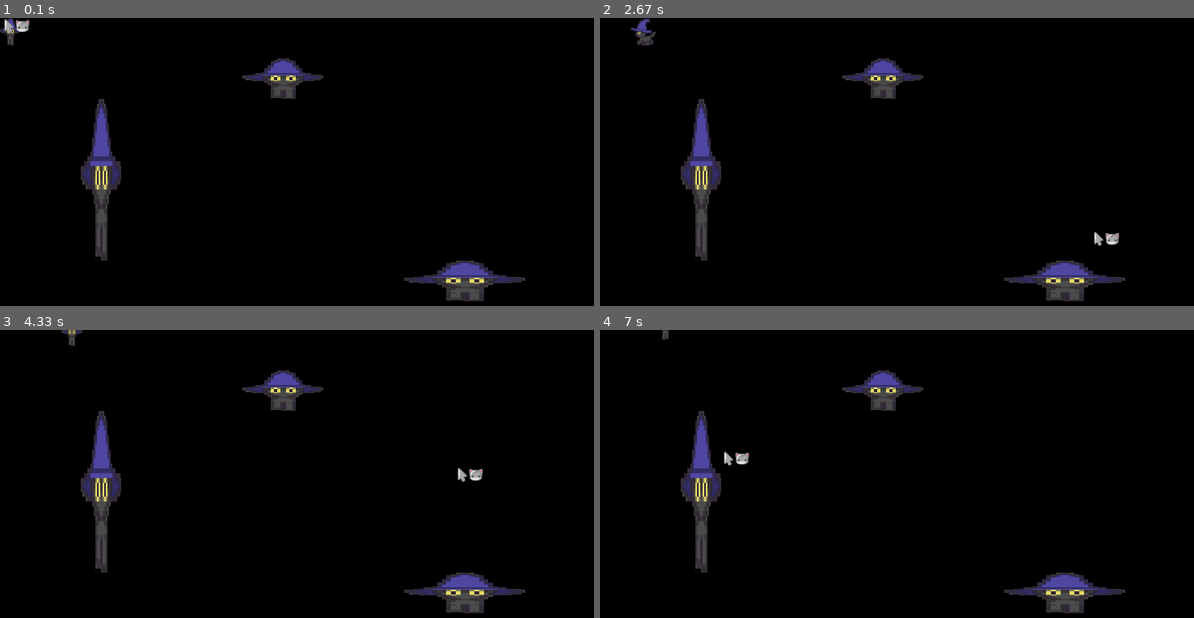
Above: before the commit, frames 1-4 (two rows, left to right).
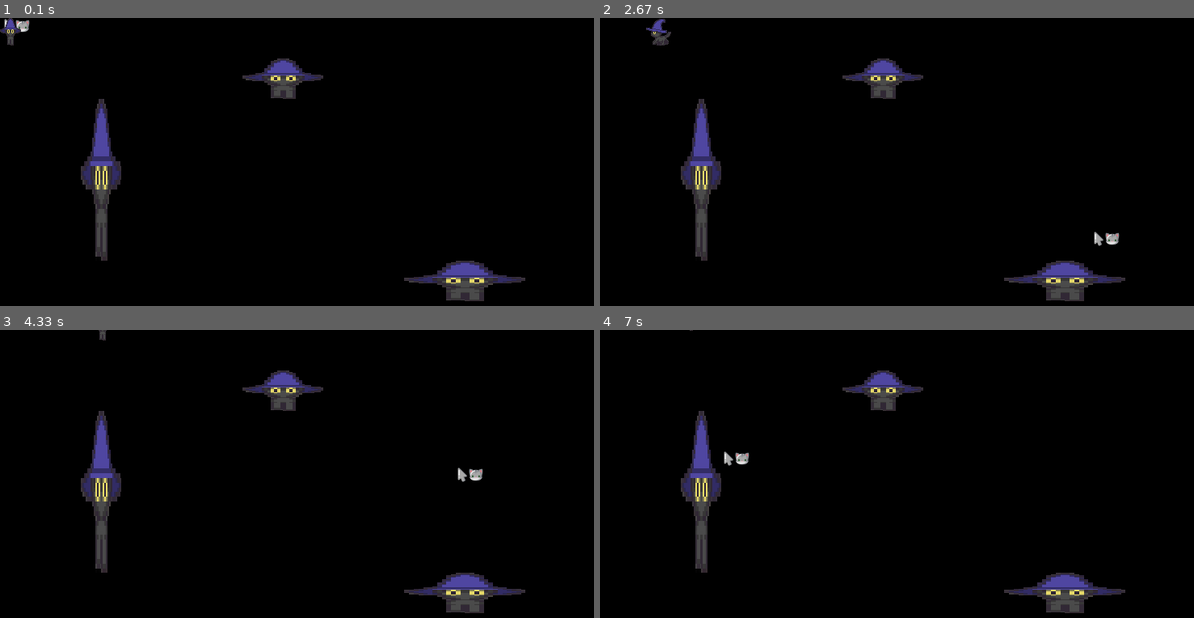
Above: after the commit, the same moments.

Repository: Kapi-citten/Python_pygame_project
Game: pygame game, started from main.py
The game is run twice, just before and just after one commit, with the same random seed, the same clock (stepped at 60 frames per second) and the same inputs.
Inputs (mouse positions are in pixels of both pictures, inside the frame that each line leads up to):
- Up to frame 1 (0.1 s): no input
- Up to frame 2 (2.67 s): hold Right 0.33-0.8 s; move the mouse to (897, 193) at 0.37 s; hold Up 0.83-1.13 s; move the mouse to (766, 182) at 0.87 s; hold D 1.17-1.63 s; move the mouse to (1015, 66) at 1.2 s; hold Left 1.67-2.2 s; move the mouse to (938, 72) at 1.7 s; hold S 2.23-2.53 s; move the mouse to (932, 213) at 2.27 s; hold Left from 2.57 s (still down); move the mouse to (1087, 231) at 2.6 s
- Up to frame 3 (4.33 s): release Left at 2.97 s; hold W 3-3.37 s; move the mouse to (231, 425) at 3.03 s; hold Right 3.4-4.03 s; move the mouse to (219, 384) at 3.43 s; hold S from 4.07 s (still down); move the mouse to (451, 465) at 4.1 s
- Up to frame 4 (7 s): release S at 4.43 s; hold Left 4.47-4.93 s; move the mouse to (1146, 577) at 4.5 s; hold D 4.97-5.43 s; move the mouse to (677, 419) at 5 s; hold Up 5.47-5.77 s; move the mouse to (1122, 482) at 5.5 s; hold D 5.8-6.27 s; move the mouse to (1158, 465) at 5.83 s; hold Left 6.3-6.83 s; move the mouse to (1057, 436) at 6.33 s; hold S from 6.87 s (still down); move the mouse to (718, 450) at 6.9 s

The runs differ from the first frame. In frame 1, less than 0.1% of the frame differs, in the area x 0-4%, y 0-6%; in frame 2, 0.4%, in the area x 5-12%, y 0-10%; in frame 3, 0.1%; in frame 4, less than 0.1%.

Commit message:
add PEP8

Diff:
--- a/main.py
+++ b/main.py
@@ -49,15 +49,12 @@
         super().__init__(group)
 
         self.hero_d = [load_image(f"hero/right/move_d_{i}.png") for i in range(1, 9)]
+
         self.hero_a = [load_image(f"hero/left/move_a_{i}.png") for i in range(1, 9)]
+
         self.hero_s = [load_image(f"hero/down/move_s_{i}.png") for i in range(1, 9)]
+
         self.hero_w = [load_image(f"hero/up/move_w_{i}.png") for i in range(1, 9)]
-
-        self.hero_wd = [load_image(f"hero/up_right/move_w_d_{i}.png") for i in range(1, 9)]
-        self.hero_wa = [load_image(f"hero/up_left/move_w_a_{i}.png") for i in range(1, 9)]
-        self.hero_sa = [load_image(f"hero/down_left/move_s_a_{i}.png") for i in range(1, 9)]
-        self.hero_sd = [load_image(f"hero/down_right/move_s_d_{i}.png") for i in range(1, 9)]
-
 
         self.image = Hero.image
         self.rect = self.image.get_rect()
@@ -69,40 +66,21 @@
         # mov = args[0].key
         old_rect = self.rect.copy()
 
-        if mov == 'wd':
-            self.image = self.hero_wd[self.mov_index // 8]
-            self.rect = self.rect.move(speed, -speed)
+        if mov == 119:
+            self.image = self.hero_w[self.mov_index // 8]
+            self.rect = self.rect.move(0, -3)
 
-        elif mov == 'wa':
-            self.image = self.hero_wa[self.mov_index // 8]
-            self.rect = self.rect.move(-speed, -speed)
+        elif mov == 115:
+            self.image = self.hero_s[self.mov_index // 8]
+            self.rect = self.rect.move(0, 3)
 
-        elif mov == 'sa':
-            self.image = self.hero_sa[self.mov_index // 8]
-            self.rect = self.rect.move(-speed, speed)
+        elif mov == 97:
+            self.image = self.hero_a[self.mov_index // 8]
+            self.rect = self.rect.move(-3, 0)
 
-        elif mov == 'sd':
-            self.image = self.hero_sd[self.mov_index // 8]
-            self.rect = self.rect.move(speed, speed)
-
-        elif mov == 'w':
-            self.image = self.hero_w[self.mov_index // 8]
-            self.rect = self.rect.move(0, -speed)
-
-        elif mov == 's':
-            self.image = self.hero_s[self.mov_index // 8]
-            self.rect = self.rect.move(0, speed)
-
-        elif mov == 'a':
-            self.image = self.hero_a[self.mov_index // 8]
-            self.rect = self.rect.move(-speed, 0)
-
-        elif mov == 'd':
+        elif mov == 100:
             self.image = self.hero_d[self.mov_index // 8]
-            self.rect = self.rect.move(speed, 0)
-
-
-
+            self.rect = self.rect.move(3, 0)
 
         else:
             self.image = self.hero_s[0]
@@ -134,9 +112,9 @@
         Wall(x, y, width, height, texture_path, walls_group)
 
     def draw():
+        cursor.draw(screen)
         main_hero.draw(screen)
         walls_group.draw(screen)
-        cursor.draw(screen)
 
     while running:
         screen.fill((0, 0, 0))
@@ -148,30 +126,17 @@
                 cursor.update(event)
 
         pressed = pygame.key.get_pressed()
-
-        if (pressed[pygame.K_UP] or pressed[pygame.K_w]) and (pressed[pygame.K_RIGHT] or pressed[pygame.K_d]):
-            main_hero.update('wd', walls_group)
-
-        elif (pressed[pygame.K_UP] or pressed[pygame.K_w]) and (pressed[pygame.K_LEFT] or pressed[pygame.K_a]):
-            main_hero.update('wa', walls_group)
-
-        elif (pressed[pygame.K_DOWN] or pressed[pygame.K_s]) and (pressed[pygame.K_RIGHT] or pressed[pygame.K_d]):
-            main_hero.update('sd', walls_group)
-
-        elif (pressed[pygame.K_DOWN] or pressed[pygame.K_s]) and (pressed[pygame.K_LEFT] or pressed[pygame.K_a]):
-            main_hero.update('sa', walls_group)
-
-        elif pressed[pygame.K_UP] or pressed[pygame.K_w]:
-            main_hero.update('w', walls_group)
+        if pressed[pygame.K_UP] or pressed[pygame.K_w]:
+            main_hero.update(119, walls_group)
 
         elif pressed[pygame.K_RIGHT] or pressed[pygame.K_d]:
-            main_hero.update('d', walls_group)
+            main_hero.update(100, walls_group)
 
         elif pressed[pygame.K_DOWN] or pressed[pygame.K_s]:
-            main_hero.update('s', walls_group)
+            main_hero.update(115, walls_group)
 
         elif pressed[pygame.K_LEFT] or pressed[pygame.K_a]:
-            main_hero.update('a', walls_group)
+            main_hero.update(97, walls_group)
 
         else:
             main_hero.update(None, walls_group)
@@ -187,8 +152,6 @@
     size = width, height = 800, 400
     screen = pygame.display.set_mode(size)
 
-    speed = 2
-
     fps = 60
     clock = pygame.time.Clock()
     cursor = pygame.sprite.Group()
